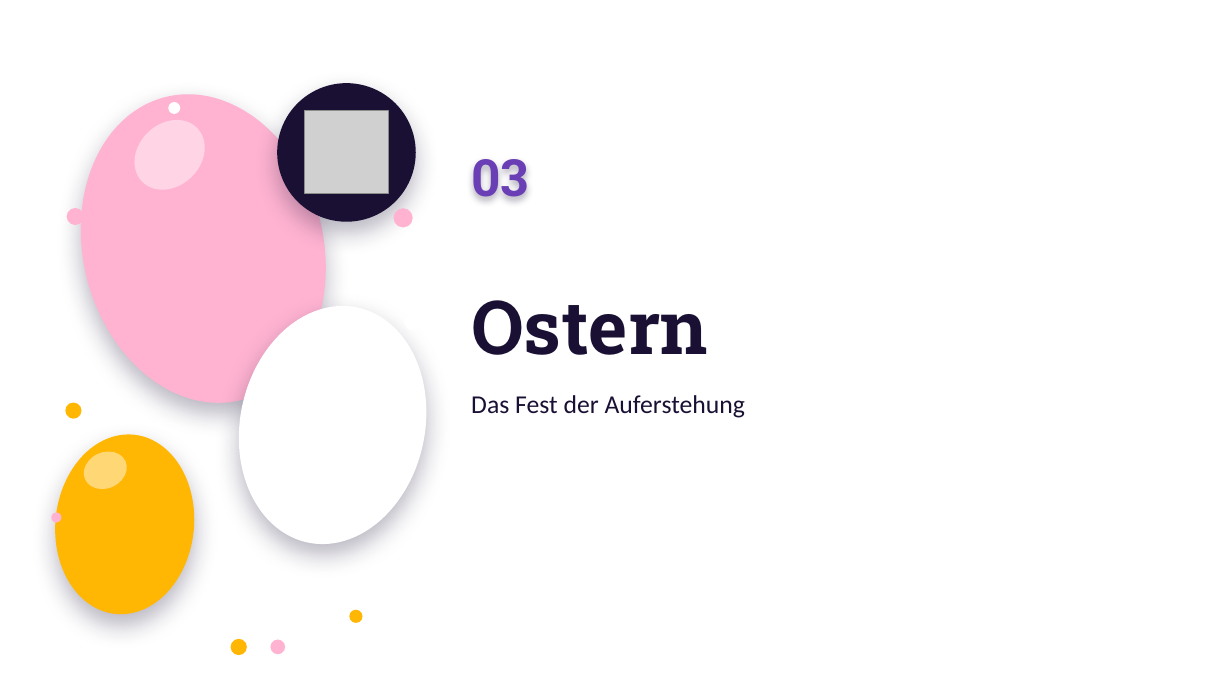
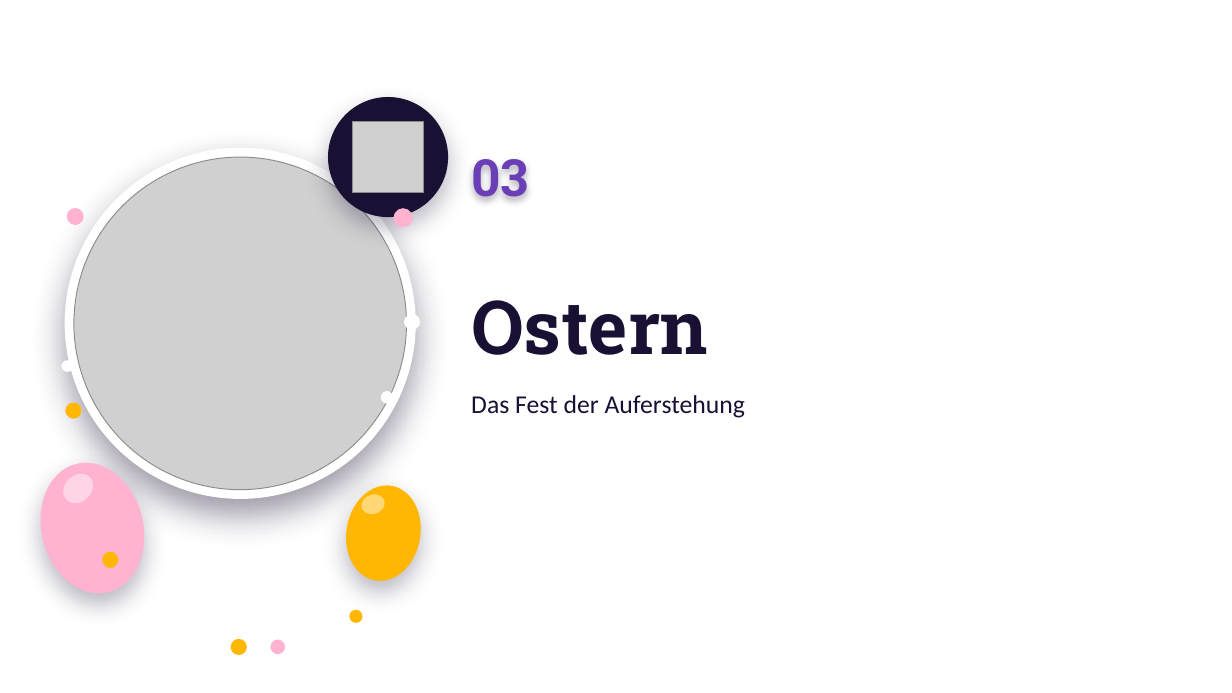
Before and after one commit to Flxrian/Erinnerung, a slide deck: slide 8 of Karneval_und_Ostern.pptx. Drawn at 1232x693 pixels with LibreOffice and Linux fonts; fonts in the diff are those of the drawing; grey boxes stand for pictures; background and template pictures are left out. Boxes give left, top, right and bottom in pixels: in the first picture for what was removed or moved away, otherwise in the second. Text is boxed around its words. In the diff, an @@ line names an element or a change of style, - is before the commit and + after.

```diff
--- a/Karneval_und_Ostern.pptx
+++ b/Karneval_und_Ostern.pptx
@@ ellipse removed at <box>120,106,219,205</box> @@
@@ ellipse: place and size @@
-ellipse at <box>277,83,416,222</box>
+ellipse at <box>328,97,448,217</box>
@@ ellipse at <box>65,148,416,499</box>: fill #FFB3D1 to #FFFFFF; shadow changed; rotation 346 to 0 degrees @@
@@ picture: place and size @@
-picture at <box>305,111,388,194</box>
+picture at <box>353,122,423,192</box>
@@ picture added at <box>74,157,407,490</box> @@
@@ ellipse at <box>27,452,158,605</box>: fill #FFFFFF to #FFB3D1; rotation 12 to 346 degrees @@
@@ ellipse at <box>57,468,99,509</box>: rotation 342 to 316 degrees @@
@@ ellipse at <box>339,480,428,587</box>: rotation 6 to 10 degrees @@
@@ ellipse at <box>359,491,388,517</box>: rotation 336 to 340 degrees @@
```
Also in this commit, not shown: 1 other slide changed.
